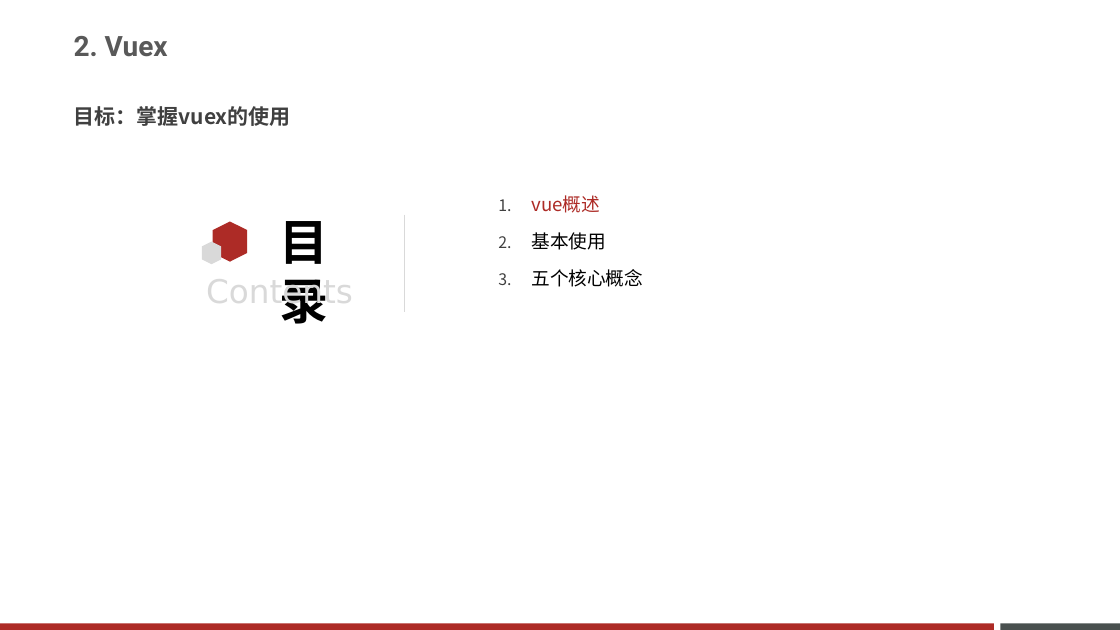
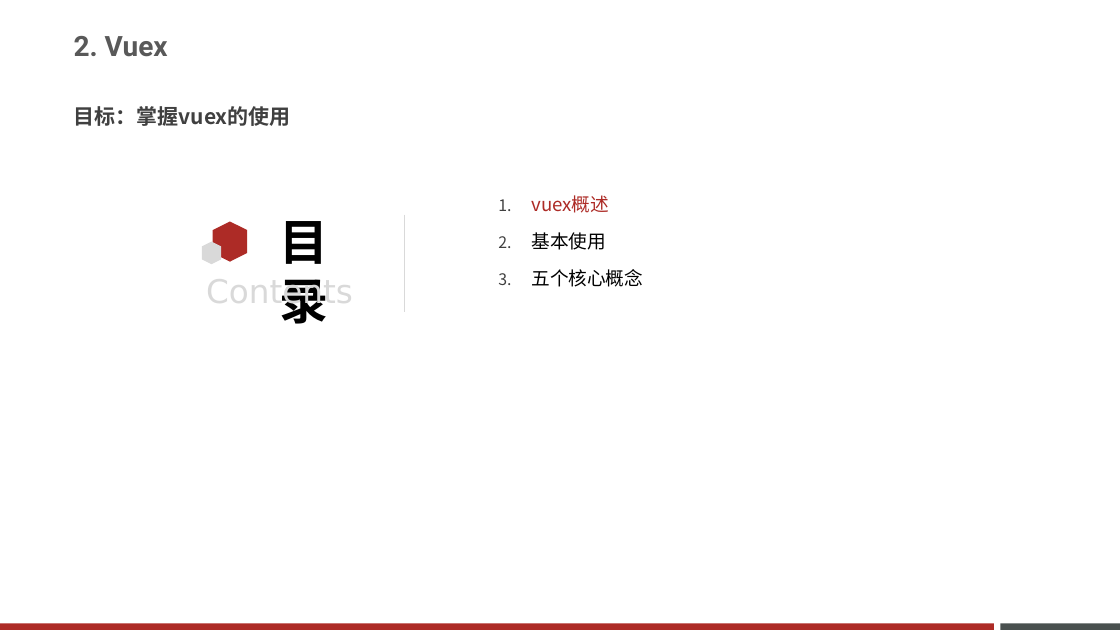
Before and after one commit to fanyouf/hmtt_web, a slide deck: slide 4 of 00ppt/01-用脚手架工具创建项目学习Vuex的使用.pptx. Drawn at 1120x630 pixels with LibreOffice and Linux fonts; fonts in the diff are those of the drawing. Boxes give left, top, right and bottom in pixels: in the first picture for what was removed or moved away, otherwise in the second. Text is boxed around its words. In the diff, an @@ line names an element or a change of style, - is before the commit and + after.

```diff
--- a/00ppt/01-用脚手架工具创建项目学习Vuex的使用.pptx
+++ b/00ppt/01-用脚手架工具创建项目学习Vuex的使用.pptx
@@ text at [531, 195, 609, 213]: text changed @@
-1. vue概述
+1. vuex概述
```
Also in this commit, not shown: 5 other slides changed, 18 other files.
